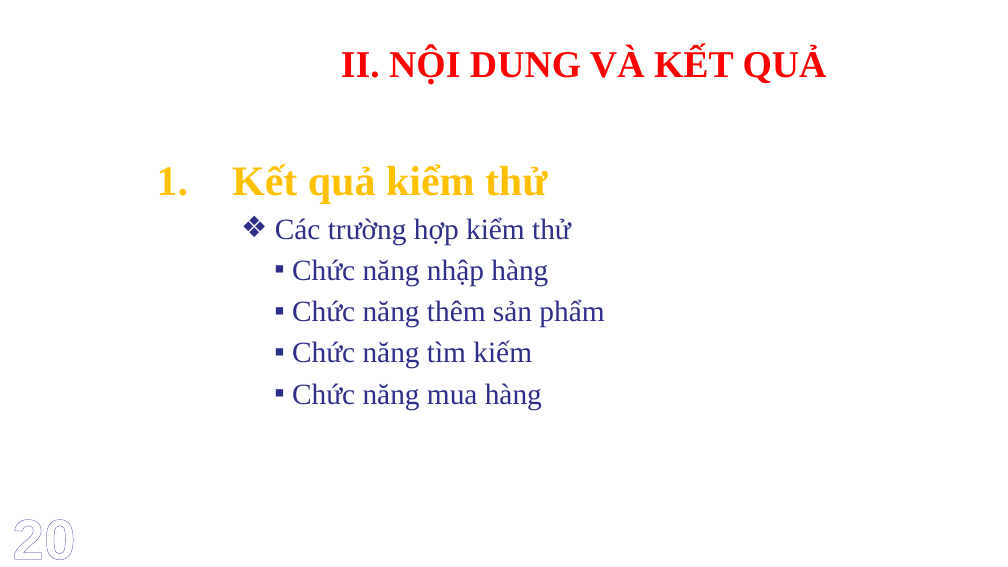
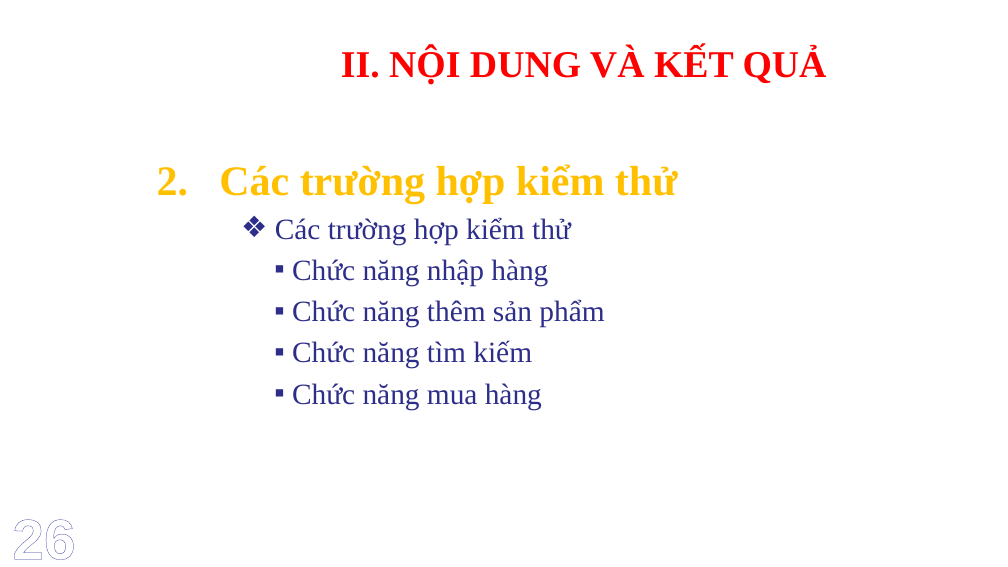
Before and after one commit to cuongtq185/LuanVanTotNghiep, a slide deck: slide 27 of Trần Quốc Cường - slide báo cáo luận văn.pptx (slide 21 before the commit). Drawn at 1008x567 pixels with LibreOffice and Linux fonts; fonts in the diff are those of the drawing; background and template pictures are left out. Boxes give left, top, right and bottom in pixels: in the first picture for what was removed or moved away, otherwise in the second. Text is boxed around its words. In the diff, an @@ line names an element or a change of style, - is before the commit and + after.

```diff
--- a/Trần Quốc Cường - slide báo cáo luận văn.pptx
+++ b/Trần Quốc Cường - slide báo cáo luận văn.pptx
@@ text at bbox=[157, 164, 678, 203]: text changed @@
-1. Kết quả kiểm thử
+2. Các trường hợp kiểm thử
@@ text at bbox=[12, 519, 75, 560]: text changed @@
-20
+26
```
Also in this commit, not shown: 26 other slides changed, 6 slides added, 2 slides removed, 3 other files.
